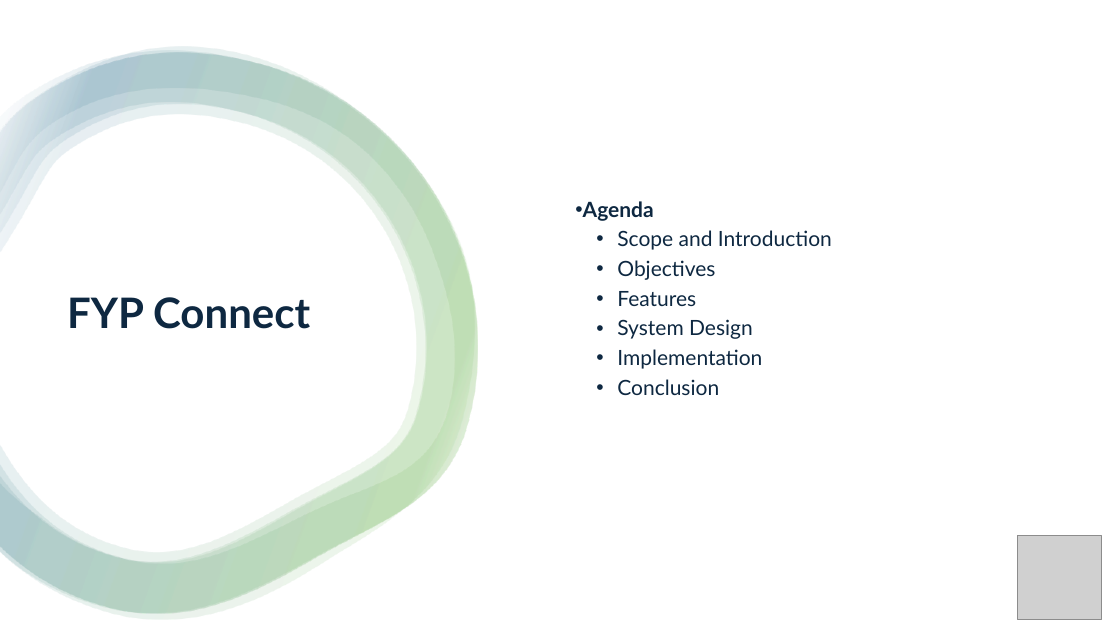
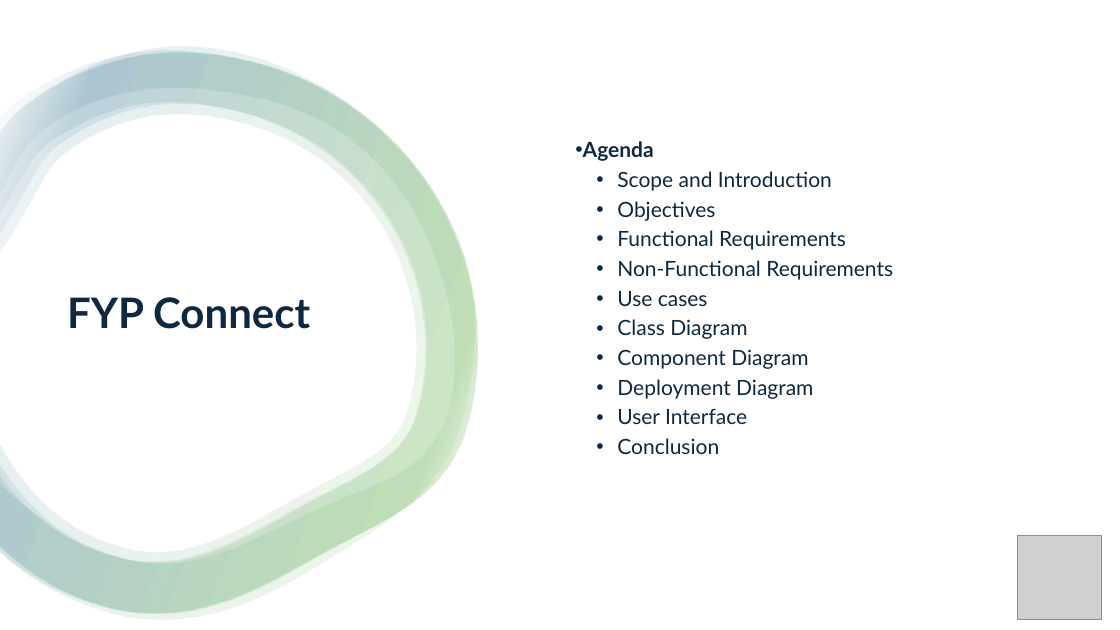
Before and after one commit to LUCIDSoftwares/FYPConnect, a slide deck: slide 2 of FinalDocs/presentation.pptx. Drawn at 1120x630 pixels with LibreOffice and Linux fonts; fonts in the diff are those of the drawing; grey boxes stand for pictures. Boxes give left, top, right and bottom in pixels: in the first picture for what was removed or moved away, otherwise in the second. Text is boxed around its words. In the diff, an @@ line names an element or a change of style, - is before the commit and + after.

```diff
--- a/FinalDocs/presentation.pptx
+++ b/FinalDocs/presentation.pptx
@@ text at box(617, 230, 893, 424): text changed @@
-• Features
-• System Design
-• Implementation
+• Functional Requirements
+• Non-Functional Requirements
+• Use cases
+• Class Diagram
+• Component Diagram
+• Deployment Diagram
+• User Interface
```
Also in this commit, not shown: 6 other slides changed, 13 slides added, 2 other files.
